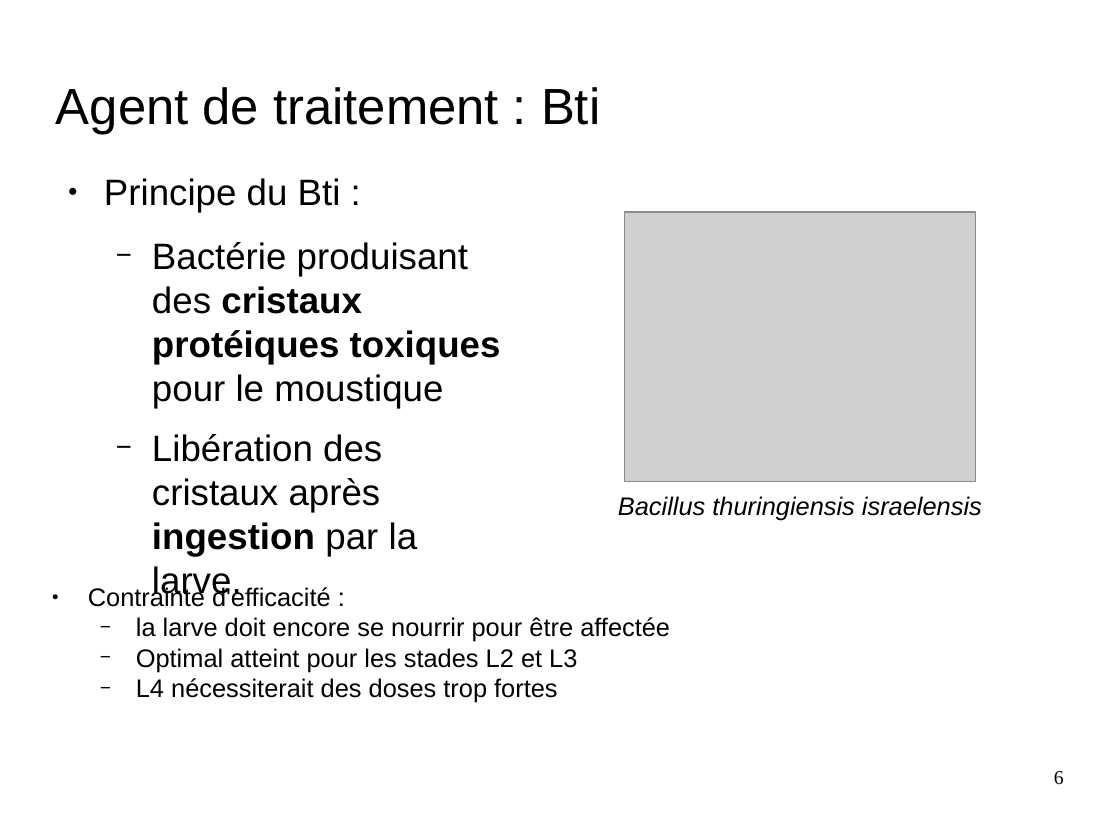
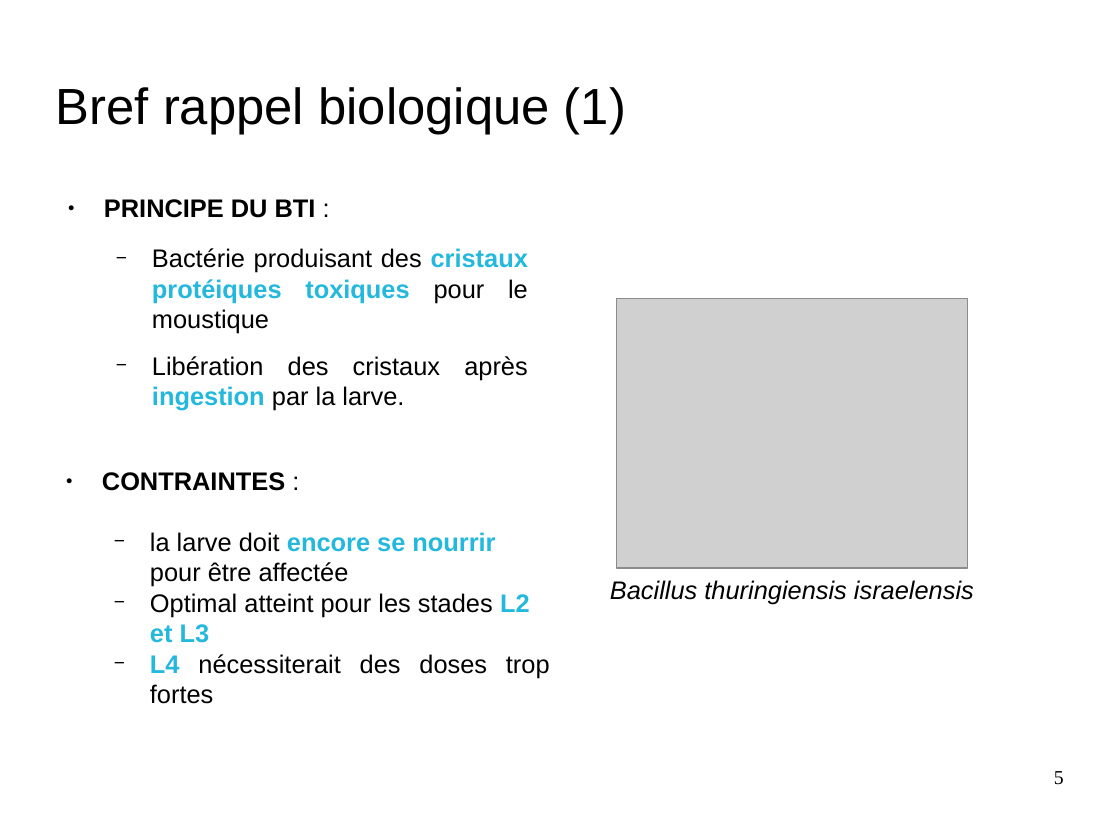
Before and after one commit to nesta7/designProject, a slide deck: slide 5 of Poster_Presentation/presentation_final_demoustication.odp (slide 6 before the commit). Drawn at 1120x840 pixels with LibreOffice and Linux fonts; fonts in the diff are those of the drawing; grey boxes stand for pictures; background and template pictures are left out. Boxes give left, top, right and bottom in pixels: in the first picture for what was removed or moved away, otherwise in the second. Text is boxed around its words. In the diff, an @@ line names an element or a change of style, - is before the commit and + after.

```diff
--- a/Poster_Presentation/presentation_final_demoustication.odp
+++ b/Poster_Presentation/presentation_final_demoustication.odp
@@ title at bbox=[56, 87, 626, 134]: text changed @@
-Agent de traitement : Bti
+Bref rappel biologique (1)
@@ text "PRINCIPE DU BTI :": place and size @@
-text "PRINCIPE DU BTI :" at bbox=[104, 178, 501, 600]
+text "PRINCIPE DU BTI :" at bbox=[104, 199, 528, 411]
@@ text at bbox=[104, 199, 316, 218]: text changed; size 26 to 18 pt; bold on @@
-● Principe du Bti :
+● PRINCIPE DU BTI :
@@ text at bbox=[152, 248, 528, 411]: size 26 to 18 pt in "Bactérie produisant des cristaux protéiques toxiques pour ...", "Libération des cristaux après ingestion par la ..."; text colour #000000 to #23B8DC in "cristaux protéiques toxiques", "ingestion"; alignment left to justified @@
@@ picture: place and size @@
-picture at bbox=[625, 212, 977, 482]
+picture at bbox=[617, 299, 969, 568]
@@ text "CONTRAINTES :": place and size @@
-text "CONTRAINTES :" at bbox=[88, 585, 670, 703]
+text "CONTRAINTES :" at bbox=[102, 472, 550, 704]
@@ text at bbox=[102, 472, 285, 491]: text changed; bold on @@
-● Contrainte d'efficacité :
+● CONTRAINTES :
@@ text at bbox=[150, 532, 550, 704]: text colour #000000 to #23B8DC, bold on in "encore se nourrir", "L2 et L3", "L4"; alignment left to justified @@
@@ text "Bacillus thuringiensis israelensis": place and size @@
-text "Bacillus thuringiensis israelensis" at bbox=[618, 496, 982, 521]
+text "Bacillus thuringiensis israelensis" at bbox=[610, 580, 974, 605]
@@ page number at bbox=[1054, 771, 1064, 785]: text changed @@
-6
+5
```
Also in this commit, not shown: 4 other slides changed, 2 slides added, 1 slide removed.
